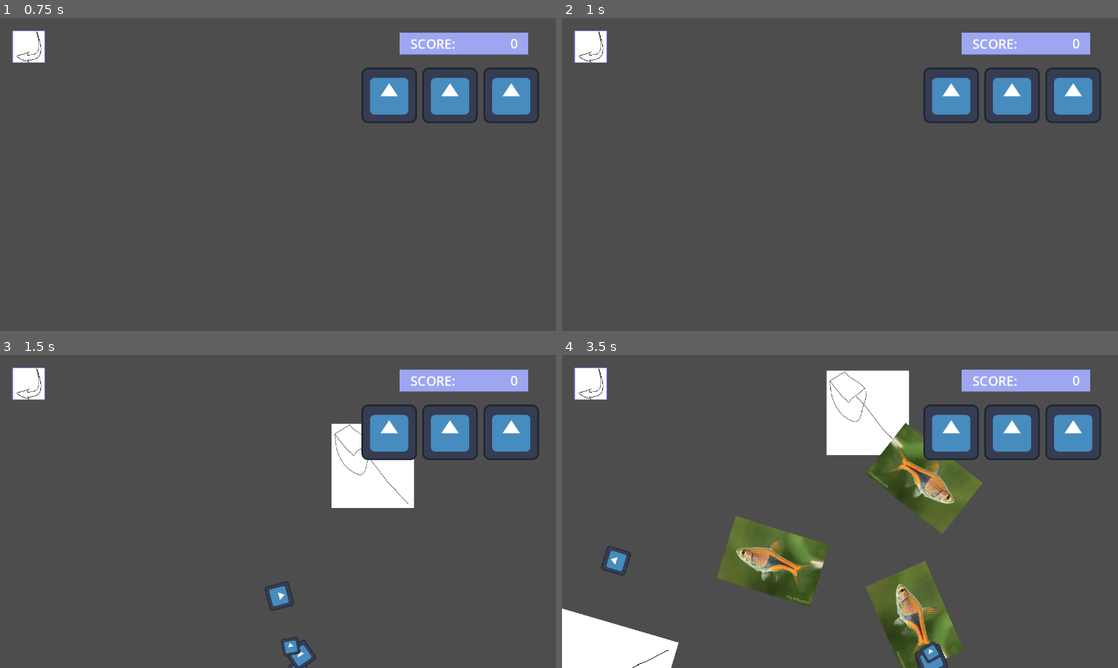
Above: before the commit, frames 1-4 (two rows, left to right).
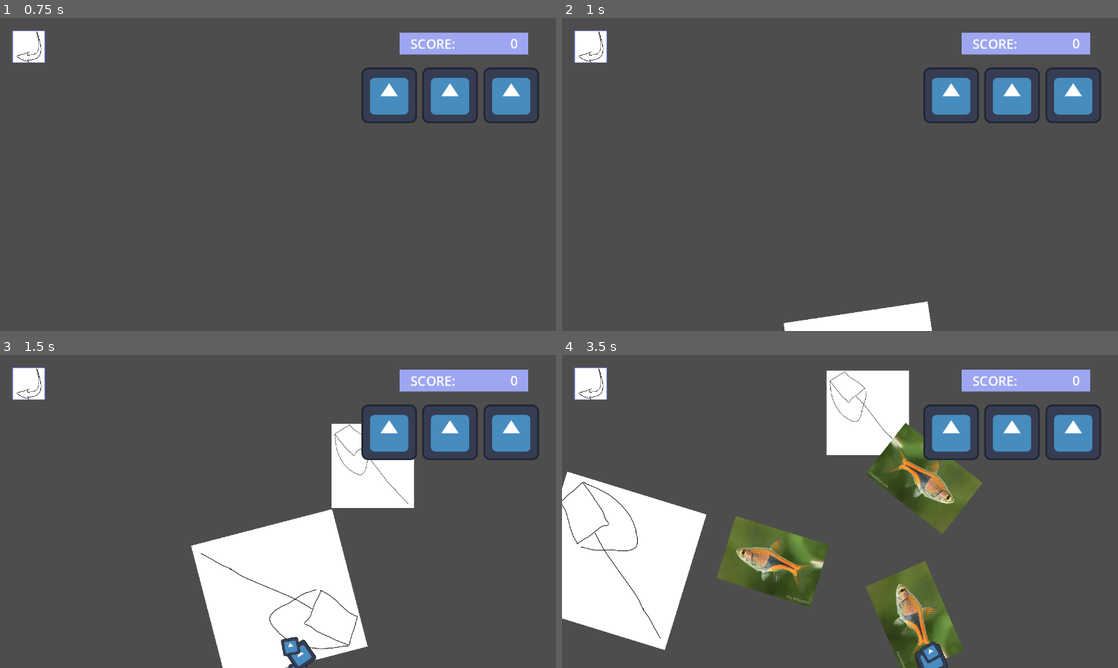
Above: after the commit, the same moments.

Repository: lolyay270/Mobile-Dev-Small
Game: Godot game, scene res://scenes/mainMenu.tscn
The game is run twice, just before and just after one commit, with the same random seed, the same clock (stepped at 60 frames per second) and the same inputs. The engine's default icon, where the game draws it, is replaced by a stand-in: a white triangle on a blue panel in a dark square.
Inputs (mouse positions are in pixels of both pictures, inside the frame that each line leads up to):
- Up to frame 1 (0.75 s): click "PLAY" at 0.5 s
- Up to frame 2 (1 s): no input
- Up to frame 3 (1.5 s): move the mouse to (400, 495) at 1.27 s; press the mouse at (400, 495) at 1.28 s
- Up to frame 4 (3.5 s): move the mouse to (728, 527) at 2.02 s; release the mouse at (728, 527) at 2.03 s; click (728, 527) at 2.1 s; move the mouse to (895, 442) at 2.77 s; press the mouse at (895, 442) at 2.78 s

Frame 1 is identical in both runs. In frame 2, 1.6% of the frame differs, in the area x 39-67%, y 90-100%; in frame 3, 11%; in frame 4, 12%, in the area x 0-26%, y 37-100%.

Commit message:
fix(fish): load resources only once per game launch

Diff:
--- /dev/null
+++ b/objects/fish.tscn
@@ -0,0 +1,59 @@
+[gd_scene load_steps=9 format=3 uid="uid://blwom5eoc3ybf"]
+
+[ext_resource type="Texture2D" uid="uid://dlwxtr2ykoync" path="res://assets/Harlequin Rasbora (Trigonostigma heteromorpha) - Dan's Fish.png" id="1_5c8yu"]
+[ext_resource type="Script" uid="uid://rhrsowvv8kj1" path="res://scripts/flying objects/objGravity.gd" id="1_mmmkr"]
+[ext_resource type="Script" uid="uid://bpkn8fumnnasl" path="res://scripts/flying objects/objData.gd" id="1_rie47"]
+[ext_resource type="Script" uid="uid://mu6drrp7jy2a" path="res://scripts/flying objects/objPath.gd" id="2_r0mne"]
+[ext_resource type="Texture2D" uid="uid://dkh021bwgv0om" path="res://icon.svg" id="5_m1q5n"]
+[ext_resource type="Script" uid="uid://px0uis7j7ey6" path="res://scripts/flying objects/splashEffect.gd" id="6_6nqot"]
+
+[sub_resource type="Curve2D" id="Curve2D_rie47"]
+resource_local_to_scene = true
+_data = {
+"points": PackedVector2Array(0, 0, 0, 0, 0, 900, -480, 0, 480, 0, 640, 180, 0, 0, 0, 0, 1280, 900)
+}
+point_count = 3
+
+[sub_resource type="RectangleShape2D" id="RectangleShape2D_r0mne"]
+size = Vector2(165.261, 68.8446)
+
+[node name="Fish" type="Node2D"]
+script = ExtResource("1_rie47")
+
+[node name="Path2D" type="Path2D" parent="."]
+curve = SubResource("Curve2D_rie47")
+script = ExtResource("2_r0mne")
+
+[node name="PathFollow2D" type="PathFollow2D" parent="Path2D"]
+position = Vector2(0, 900)
+rotation = -0.844154
+loop = false
+script = ExtResource("1_mmmkr")
+
+[node name="Sprite2D" type="Sprite2D" parent="Path2D/PathFollow2D"]
+scale = Vector2(0.45, 0.45)
+texture = ExtResource("1_5c8yu")
+
+[node name="Area2D" type="Area2D" parent="Path2D/PathFollow2D"]
+
+[node name="CollisionShape2D" type="CollisionShape2D" parent="Path2D/PathFollow2D/Area2D"]
+position = Vector2(9.38397, 1.70233)
+shape = SubResource("RectangleShape2D_r0mne")
+
+[node name="CPUParticles2D" type="CPUParticles2D" parent="Path2D/PathFollow2D"]
+emitting = false
+amount = 3
+texture = ExtResource("5_m1q5n")
+one_shot = true
+explosiveness = 0.9
+lifetime_randomness = 0.3
+fract_delta = false
+particle_flag_align_y = true
+direction = Vector2(-100, 0)
+spread = 30.0
+gravity = Vector2(0, 100)
+initial_velocity_min = 150.0
+initial_velocity_max = 250.0
+scale_amount_min = 0.3
+scale_amount_max = 0.5
+script = ExtResource("6_6nqot")
--- a/scenes/gameOver.tscn
+++ b/scenes/gameOver.tscn
@@ -200,6 +200,7 @@
 [node name="new high score" type="Label" parent="."]
 visible = false
 z_index = 1
+layout_mode = 0
 offset_left = 7.0
 offset_top = 97.0
 offset_right = 347.0
--- a/scripts/flying objects/spawner.gd
+++ b/scripts/flying objects/spawner.gd
@@ -7,10 +7,7 @@
 extends Node
 
 @onready var viewportSize = get_viewport().size
-@onready var fishResourcesFolderFilePath: String = "res://objects/fish types/"
-@onready var rockResource: Resource = preload("res://objects/rock.tres")
 @onready var objectPrefab: PackedScene = preload("res://objects/pathingObject.tscn")
-var fishResources: Array[Resource] = []
 
 const minTime: float = .1
 const maxTime: float = 1
@@ -36,10 +33,6 @@
 	ySpawnPos = viewportSize.y + 200 # fish 0,0 is top left screen corner
 	jumpHeightMax = ySpawnPos * topScreenPadding
 	minDistances = Vector2(0.4 * viewportSize.x, viewportSize.y - (0.4 * ySpawnPos)) #top of screen is 0, bottom is 720
-
-	for filePath: String in dir_contents(fishResourcesFolderFilePath):
-		var resource: Resource = load(fishResourcesFolderFilePath + filePath)
-		fishResources.append(resource)
 
 
 # Called every frame. 'delta' is the elapsed time since the previous frame.
@@ -107,34 +100,13 @@
 	var newType: Resource
 
 	if rand < bombChance:
-		newType = rockResource
+		newType = GameManager.rockResource
 	else:
-		rand = randi_range(1, fishResources.size())
-		newType = fishResources[rand - 1]
+		rand = randi_range(1, GameManager.fishResources.size())
+		newType = GameManager.fishResources[rand - 1]
 	fish.setStats(newType)
 	print("set object to ", newType.resource_path, " type")
 
 
 func SetRandomDelay() -> void:
 	delay = randf_range(minTime, maxTime)
-
-
-# adjusted from the Godot docs
-# https://docs.godotengine.org/en/stable/classes/class_diraccess.html
-func dir_contents(path):
-	var dir = DirAccess.open(path)
-	var resourcePaths: Array[String] = []
-	if dir:
-		dir.list_dir_begin()
-		var file_name = dir.get_next()
-		while file_name != "":
-			if dir.current_is_dir():
-				print("Found directory: " + file_name)
-			else:
-				print("Found file: " + file_name)
-				resourcePaths.append(file_name)
-			file_name = dir.get_next()
-		return resourcePaths
-	else:
-		print("An error occurred when trying to access the path.")
-		return null
--- a/scripts/gameManager.gd
+++ b/scripts/gameManager.gd
@@ -16,7 +16,7 @@
 }
 
 
-# Load save data each time the game is run
+# Get game ready each time the app is loaded
 func _ready() -> void:
 	SaveData.load_game()
 
Not shown: 1 places in objects/rock.tres that only renumber resources
